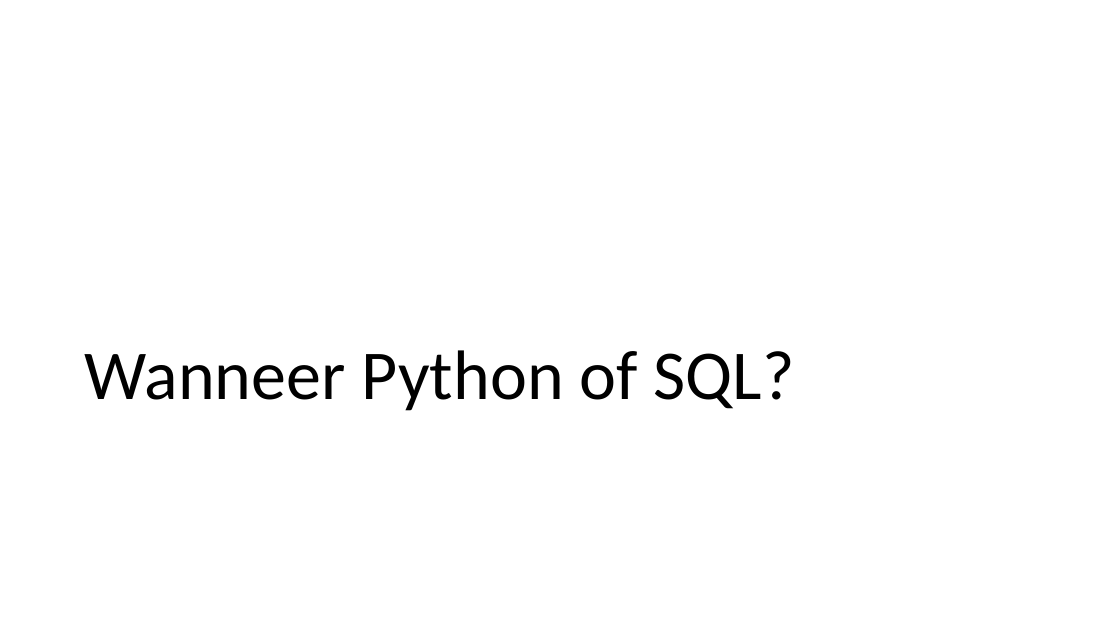
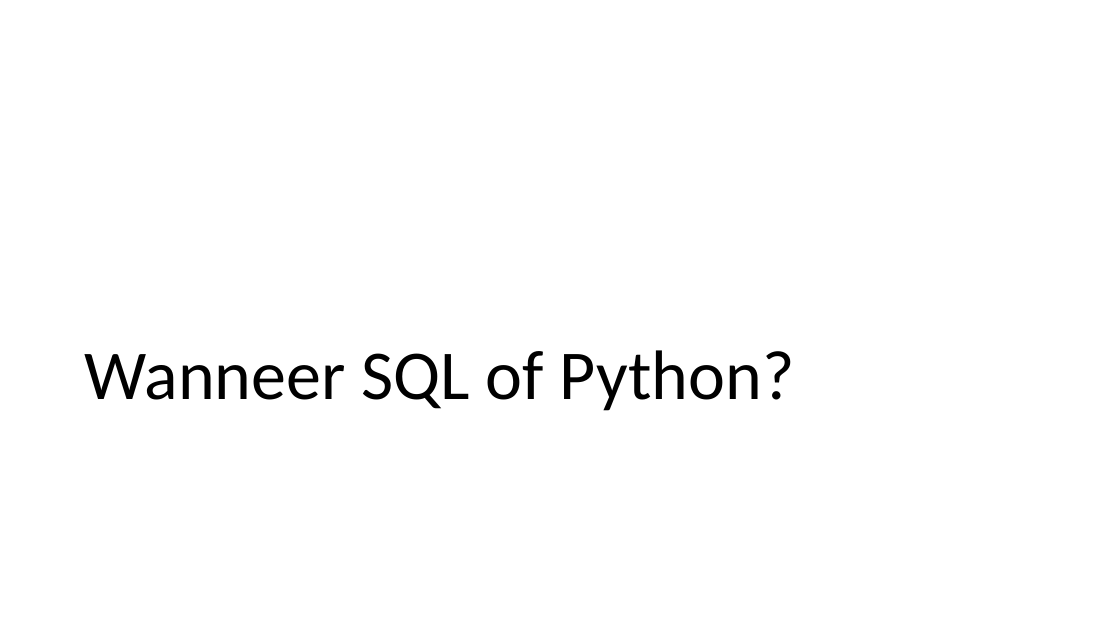
Before and after one commit to LFKoning/knowledge-sharing, a slide deck: slide 60 of sql_course/3_python/3_python.pptx (slide 48 before the commit). Drawn at 1120x630 pixels with LibreOffice and Linux fonts; fonts in the diff are those of the drawing. Boxes give left, top, right and bottom in pixels: in the first picture for what was removed or moved away, otherwise in the second. Text is boxed around its words. In the diff, an @@ line names an element or a change of style, - is before the commit and + after.

```diff
--- a/sql_course/3_python/3_python.pptx
+++ b/sql_course/3_python/3_python.pptx
@@ title at [85, 350, 795, 411]: text changed @@
-Wanneer Python of SQL?
+Wanneer SQL of Python?
```
Also in this commit, not shown: 4 other slides changed, 12 slides added, 2 slides removed, 1 other file.
